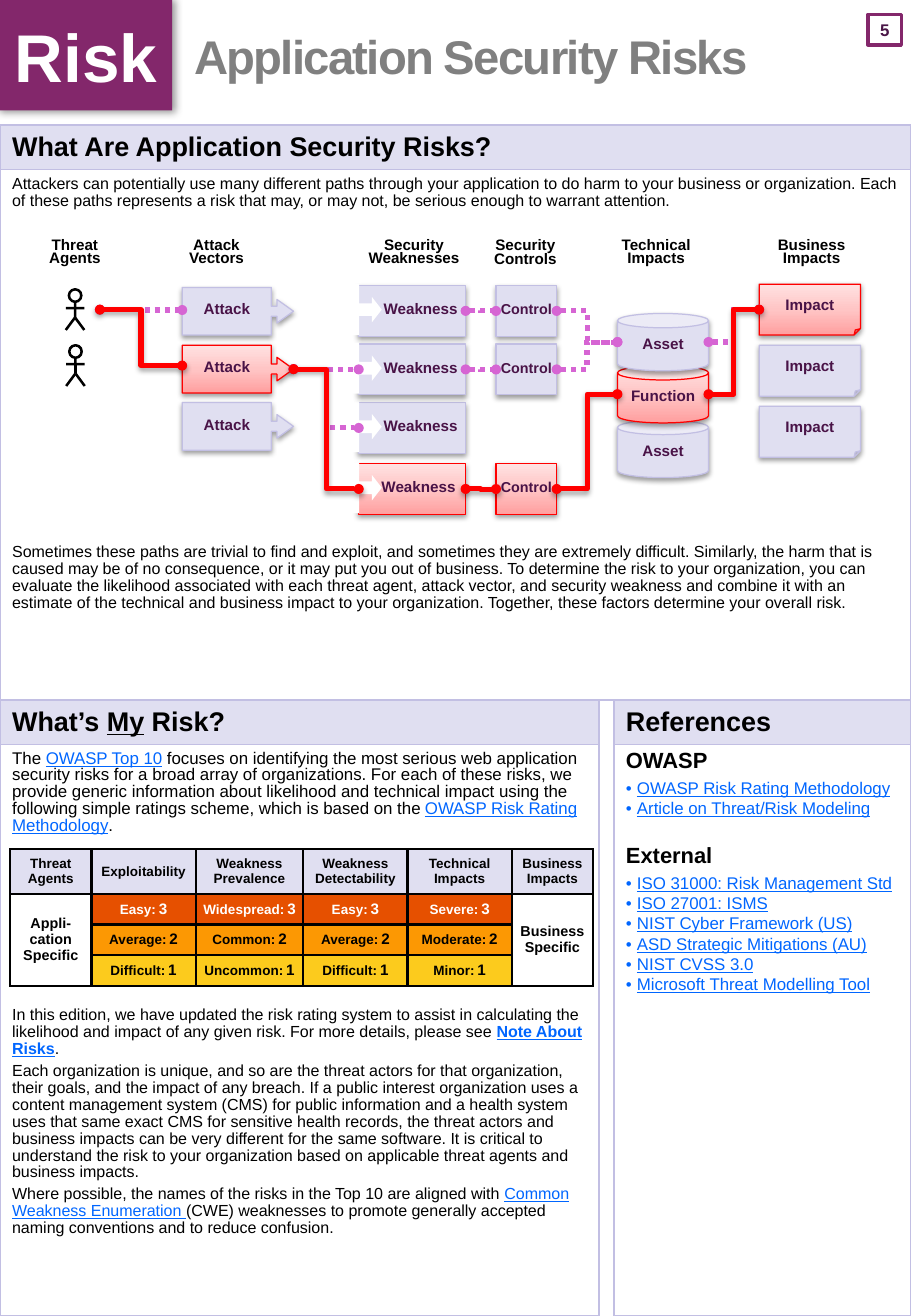
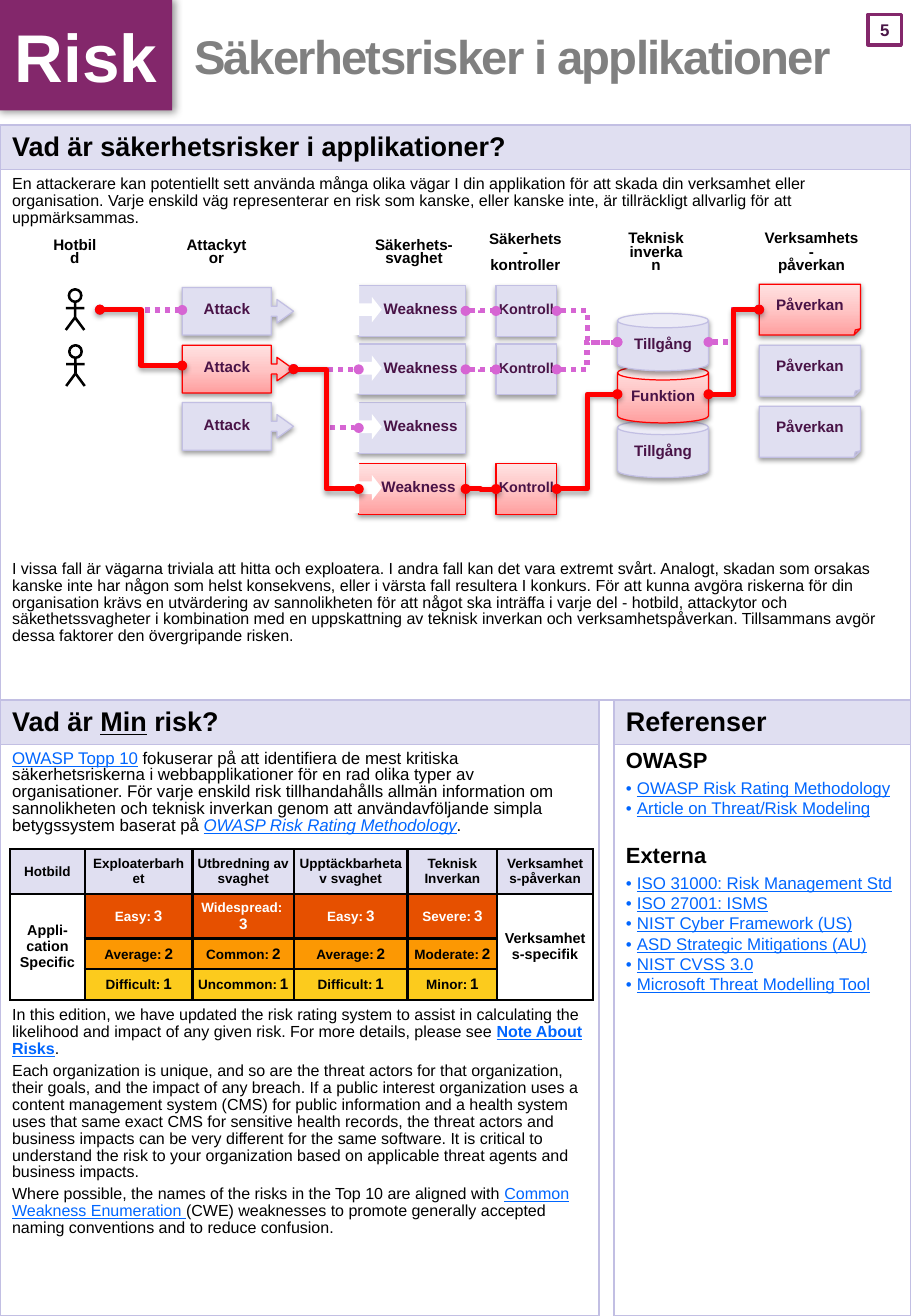
Before and after one commit to xl-sec/Top10, a slide deck: slide 6 of 2017/se/OWASP_Top10-2017_(se).pptx. Drawn at 911x1316 pixels with LibreOffice and Linux fonts; fonts in the diff are those of the drawing. Boxes give left, top, right and bottom in pixels: in the first picture for what was removed or moved away, otherwise in the second. Text is boxed around its words. In the diff, an @@ line names an element or a change of style, - is before the commit and + after.

```diff
--- a/2017/se/OWASP_Top10-2017_(se).pptx
+++ b/2017/se/OWASP_Top10-2017_(se).pptx
@@ title at [194,40,831,84]: text changed @@
-Application Security Risks
+Säkerhetsrisker i applikationer
@@ table at [0,125,911,700] @@
-row 1, column 1: What Are Application Security Risks?
+row 1, column 1: Vad är säkerhetsrisker i applikationer?
-row 2, column 1: Attackers can potentially use many different paths through your application to do harm to your business or organization. Each of these paths represents a risk that may, or may not, be serious enough to warrant attention. / Sometimes these paths are trivial to find and exploit, and sometimes they are extremely difficult. Similarly, the harm that is caused may be of no consequence, or it may put you out of business. To determine the risk to your organization, you can evaluate the likelihood associated with each threat agent, attack vector, and security weakness and combine it with an estimate of the technical and business impact to your organization. Together, these factors determine your overall risk.
+row 2, column 1: En attackerare kan potentiellt sett använda många olika vägar I din applikation för att skada din verksamhet eller organisation. Varje enskild väg representerar en risk som kanske, eller kanske inte, är tillräckligt allvarlig för att uppmärksammas. / I vissa fall är vägarna triviala att hitta och exploatera. I andra fall kan det vara extremt svårt. Analogt, skadan som orsakas kanske inte har någon som helst konsekvens, eller i värsta fall resultera I konkurs. För att kunna avgöra riskerna för din organisation krävs en utvärdering av sannolikheten för att något ska inträffa i varje del - hotbild, attackytor och säkethetssvagheter i kombination med en uppskattning av teknisk inverkan och verksamhetspåverkan. Tillsammans avgör dessa faktorer den övergripande risken.
@@ text at [49,239,100,267]: text changed @@
-Threat
-Agents
+Hotbild
@@ text at [189,239,244,263]: text changed @@
-Attack
-Vectors
+Attackytor
@@ text at [375,239,453,267]: text changed @@
-Security
-Weaknesses
+Säkerhets-
+svaghet
@@ text at [489,233,562,270]: text changed @@
-Security
-Controls
+Säkerhets-
+kontroller
@@ text at [628,232,683,247]: text changed @@
-Technical
-Impacts
+Teknisk
+inverkan
@@ text at [765,232,859,273]: text changed @@
-Business
-Impacts
+Verksamhets-
+påverkan
@@ text in folded corner at [776,297,844,310]: text changed @@
-Impact
+Påverkan
@@ text in rectangle at [499,303,554,315]: text changed @@
-Control
+Kontroll
@@ text in cylinder at [634,337,692,352]: text changed @@
-Asset
+Tillgång
@@ text in folded corner at [776,358,844,371]: text changed @@
-Impact
+Påverkan
@@ text in rectangle at [499,362,554,373]: text changed @@
-Control
+Kontroll
@@ text in cylinder at [631,390,695,401]: text changed @@
-Function
+Funktion
@@ text in cylinder at [634,443,692,459]: text changed @@
-Asset
+Tillgång
@@ text in folded corner at [776,420,844,432]: text changed @@
-Impact
+Påverkan
@@ text in rectangle at [499,481,554,496]: text changed @@
-Control
+Kontroll
@@ table at [0,700,599,1315] @@
-row 1, column 1: What’s My Risk?
+row 1, column 1: Vad är Min risk?
-row 2, column 1: The OWASP Top 10 focuses on identifying the most serious web application security risks for a broad array of organizations. For each of these risks, we provide generic information about likelihood and technical impact using the following simple ratings scheme, which is based on the OWASP Risk Rating Methodology. / In this edition, we have updated the risk rating system to assist in calculating the likelihood and impact of any given risk. For more details, please see Note About Risks. / Each organization is unique, and so are the threat actors for that organization, their goals, and the impact of any breach. If a public interest organization uses a content management system (CMS) for public information and a health system uses that same exact CMS for sensitive health records, the threat actors and business impacts can be very different for the same software. It is critical to understand the risk to your organization based on applicable threat agents and business impacts. / Where possible, the names of the risks in the Top 10 are aligned with Common Weakness Enumeration (CWE) weaknesses to promote generally accepted naming conventions and to reduce confusion.
+row 2, column 1: OWASP Topp 10 fokuserar på att identifiera de mest kritiska säkerhetsriskerna i webbapplikationer för en rad olika typer av organisationer. För varje enskild risk tillhandahålls allmän information om sannolikheten och teknisk inverkan genom att användavföljande simpla betygssystem baserat på OWASP Risk Rating Methodology. / In this edition, we have updated the risk rating system to assist in calculating the likelihood and impact of any given risk. For more details, please see Note About Risks. / Each organization is unique, and so are the threat actors for that organization, their goals, and the impact of any breach. If a public interest organization uses a content management system (CMS) for public information and a health system uses that same exact CMS for sensitive health records, the threat actors and business impacts can be very different for the same software. It is critical to understand the risk to your organization based on applicable threat agents and business impacts. / Where possible, the names of the risks in the Top 10 are aligned with Common Weakness Enumeration (CWE) weaknesses to promote generally accepted naming conventions and to reduce confusion.
@@ table at [613,700,911,1315] @@
-row 1, column 1: References
+row 1, column 1: Referenser
-row 2, column 1: OWASP / OWASP Risk Rating Methodology / Article on Threat/Risk Modeling / External / ISO 31000: Risk Management Std / ISO 27001: ISMS / NIST Cyber Framework (US) / ASD Strategic Mitigations (AU) / NIST CVSS 3.0 / Microsoft Threat Modelling Tool
+row 2, column 1: OWASP / OWASP Risk Rating Methodology / Article on Threat/Risk Modeling / Externa / ISO 31000: Risk Management Std / ISO 27001: ISMS / NIST Cyber Framework (US) / ASD Strategic Mitigations (AU) / NIST CVSS 3.0 / Microsoft Threat Modelling Tool
@@ table at [10,849,594,993] @@
-row 1: Threat / Agents | Exploitability | Weakness Prevalence | Weakness Detectability | Technical Impacts | Business Impacts
+row 1: Hotbild | Exploaterbarhet | Utbredning av svaghet | Upptäckbarhetav svaghet | Teknisk / Inverkan | Verksamhets-påverkan
-row 2, column 6: Business Specific
+row 2, column 6: Verksamhets-specifik
```
Also in this commit, not shown: 2 other slides changed.
